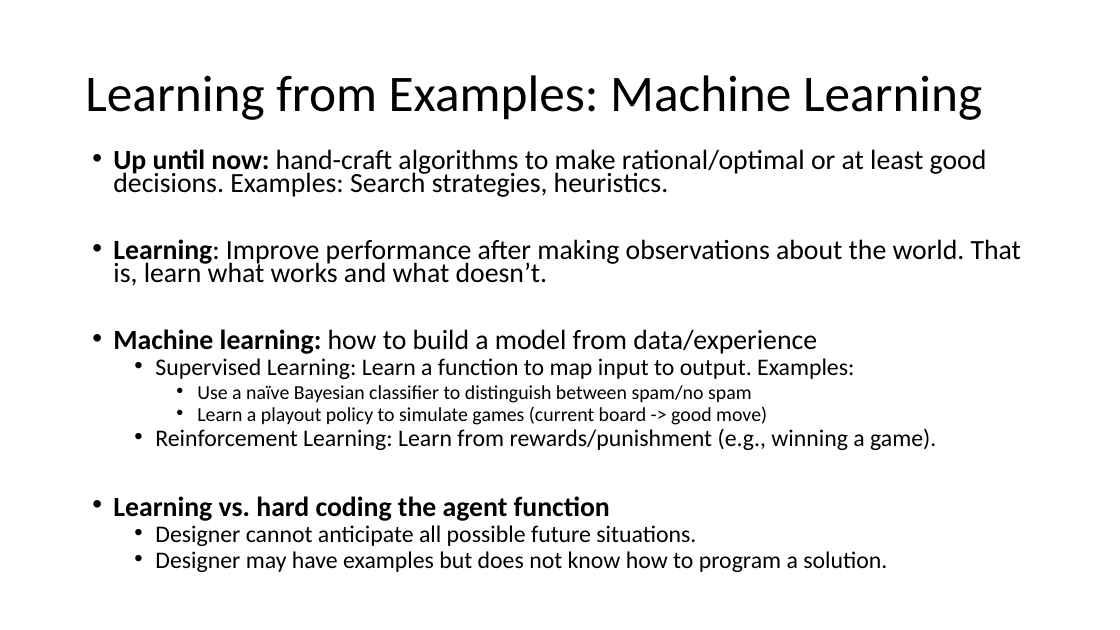
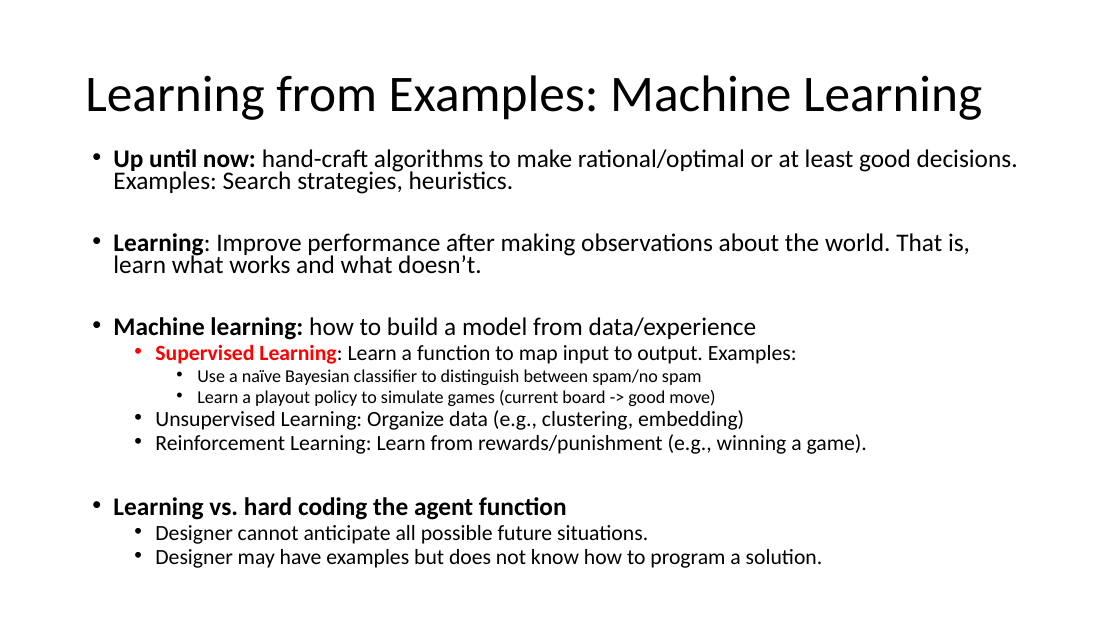
Before and after one commit to mhahsler/CS7320-AI, a slide deck: slide 2 of slides/19_ML_intro.pptx. Drawn at 1120x630 pixels with LibreOffice and Linux fonts; fonts in the diff are those of the drawing. Boxes give left, top, right and bottom in pixels: in the first picture for what was removed or moved away, otherwise in the second. Text is boxed around its words. In the diff, an @@ line names an element or a change of style, - is before the commit and + after.

```diff
--- a/slides/19_ML_intro.pptx
+++ b/slides/19_ML_intro.pptx
@@ text at [113,149,1018,568]: size 23.8 to 21.7 pt in "Up until now: hand-craft algorithms to make ...", "Learning: Improve performance after making observations abou ...", "Machine learning: how to build a model ...", "Learning vs. hard coding the agent function"; size 20.4 to 18.6 pt in "Supervised Learning: Learn a function to map ...", "Reinforcement Learning: Learn from rewards/punishment (e.g., ...", "Designer cannot anticipate all possible future situations.", "Designer may have examples but does not ..."; text colour #000000 to #FF0000, bold on in "Supervised Learning:"; size 17 to 15.5 pt in "Use a naïve Bayesian classifier to distinguish ...", "Learn a playout policy to simulate games ..." @@
@@ text at [155,410,744,430]: paragraph added @@
+  • Unsupervised Learning: Organize data (e.g., clustering, embedding)
```
Also in this commit, not shown: 15 other slides changed, 2 slides added, 2 slides removed, 1 other file.
